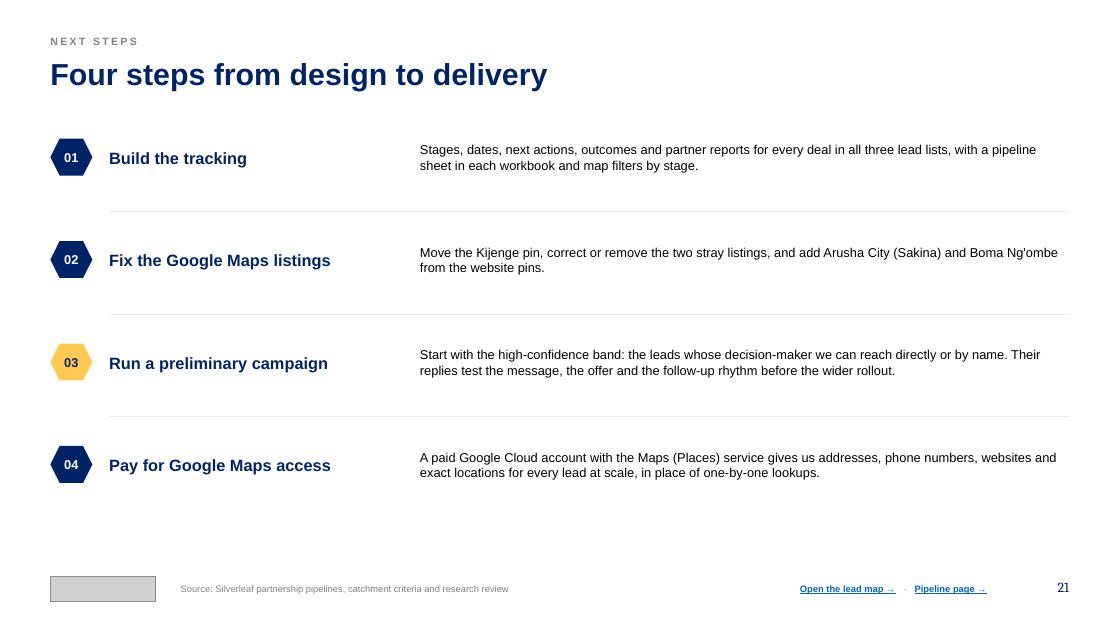
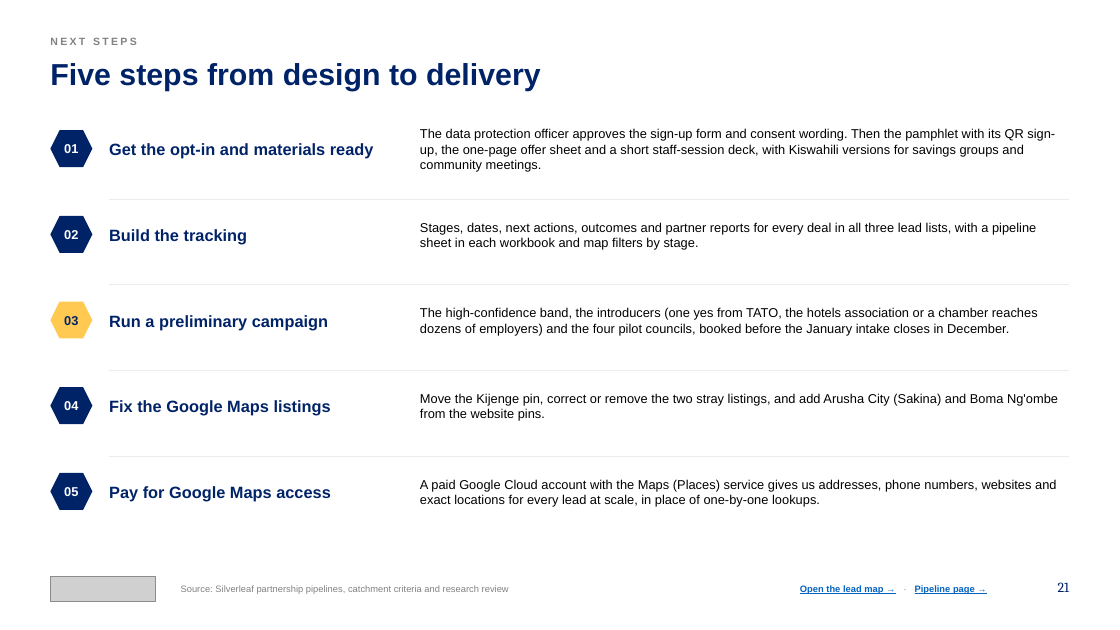
Before and after one commit to Nehemia-joh/Agenticmarketing, a slide deck: slide 21 of outputs/presentations/Silverleaf_Lead_Generation_Strategy_2026-10-12.pptx. Drawn at 1120x630 pixels with LibreOffice and Linux fonts; fonts in the diff are those of the drawing; grey boxes stand for pictures. Boxes give left, top, right and bottom in pixels: in the first picture for what was removed or moved away, otherwise in the second. Text is boxed around its words. In the diff, an @@ line names an element or a change of style, - is before the commit and + after.

```diff
--- a/outputs/presentations/Silverleaf_Lead_Generation_Strategy_2026-10-12.pptx
+++ b/outputs/presentations/Silverleaf_Lead_Generation_Strategy_2026-10-12.pptx
@@ text at (50, 63, 541, 91): text changed @@
-Four steps from design to delivery
+Five steps from design to delivery
@@ hexagon "01": place and size @@
-hexagon "01" at (50, 139, 92, 176)
+hexagon "01" at (50, 130, 92, 167)
@@ text added at (109, 143, 374, 159), 14 pt, text #002368, bold @@
+Get the opt-in and materials ready
@@ text added at (420, 128, 1055, 172), 11 pt, text #000000 @@
+The data protection officer approves the sign-up form and consent wording. Then the pamphlet with its QR sign-up, the one-page offer sheet and a short staff-session deck, with Kiswahili versions for savings groups and community meetings.
@@ line moved from (109, 212) - (1070, 212) to (109, 199) - (1070, 199) @@
@@ text "Build the tracking": place and size @@
-text "Build the tracking" at (109, 152, 248, 167)
+text "Build the tracking" at (109, 229, 248, 245)
@@ text "Stages, dates, next actions, outcomes ...": place and size @@
-text "Stages, dates, next actions, outcomes ..." at (420, 144, 1036, 173)
+text "Stages, dates, next actions, outcomes ..." at (420, 222, 1036, 250)
@@ hexagon "02": place and size @@
-hexagon "02" at (50, 241, 92, 278)
+hexagon "02" at (50, 216, 92, 253)
@@ text "Run a preliminary campaign": place and size @@
-text "Run a preliminary campaign" at (109, 357, 328, 372)
+text "Run a preliminary campaign" at (109, 315, 328, 330)
@@ line moved from (109, 314) - (1070, 314) to (109, 285) - (1070, 285) @@
@@ hexagon "03": place and size @@
-hexagon "03" at (50, 344, 92, 381)
+hexagon "03" at (50, 302, 92, 339)
@@ text at (420, 307, 1038, 336): text changed @@
-Start with the high-confidence band: the leads whose decision-maker we can reach directly or by name. Their replies test the message, the offer and the follow-up rhythm before the wider rollout.
+The high-confidence band, the introducers (one yes from TATO, the hotels association or a chamber reaches dozens of employers) and the four pilot councils, booked before the January intake closes in December.
@@ hexagon "04": place and size @@
-hexagon "04" at (50, 446, 92, 483)
+hexagon "04" at (50, 387, 92, 424)
@@ text "Fix the Google Maps listings": place and size @@
-text "Fix the Google Maps listings" at (109, 254, 331, 270)
+text "Fix the Google Maps listings" at (109, 400, 331, 416)
@@ line added from (109, 371) to (1070, 371), #ECECEC 0.75 pt @@
@@ text "Move the Kijenge pin, correct ...": place and size @@
-text "Move the Kijenge pin, correct ..." at (420, 247, 1058, 275)
+text "Move the Kijenge pin, correct ..." at (420, 393, 1058, 421)
@@ hexagon added at (50, 473, 92, 510), fill #002368, 11 pt, text #FFFFFF, bold @@
+05
@@ text "Pay for Google Maps access": place and size @@
-text "Pay for Google Maps access" at (109, 459, 331, 475)
+text "Pay for Google Maps access" at (109, 486, 331, 502)
@@ line moved from (109, 417) - (1070, 417) to (109, 456) - (1070, 456) @@
@@ text "A paid Google Cloud account ...": place and size @@
-text "A paid Google Cloud account ..." at (420, 452, 1056, 480)
+text "A paid Google Cloud account ..." at (420, 479, 1056, 507)
```
